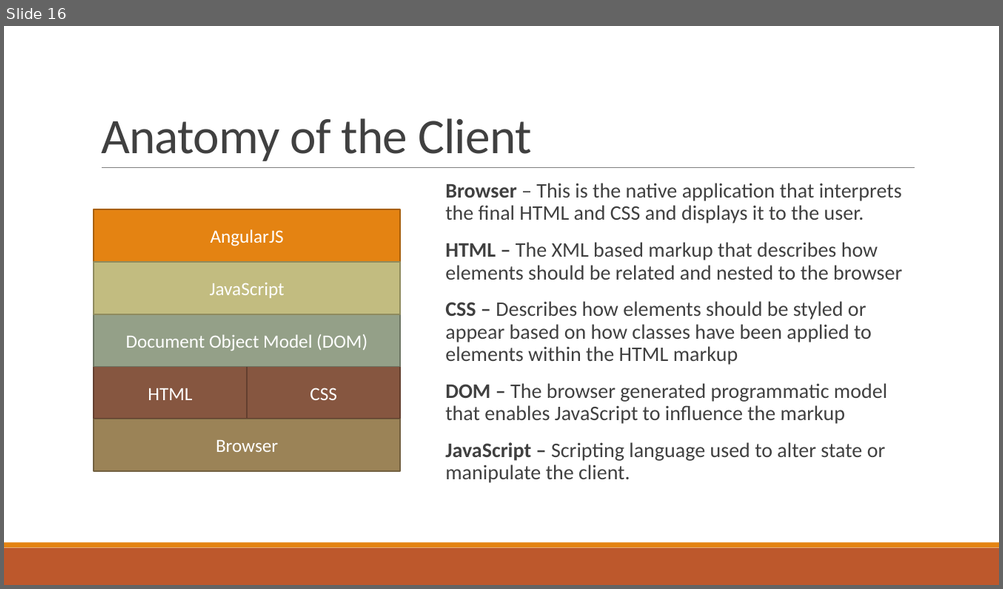
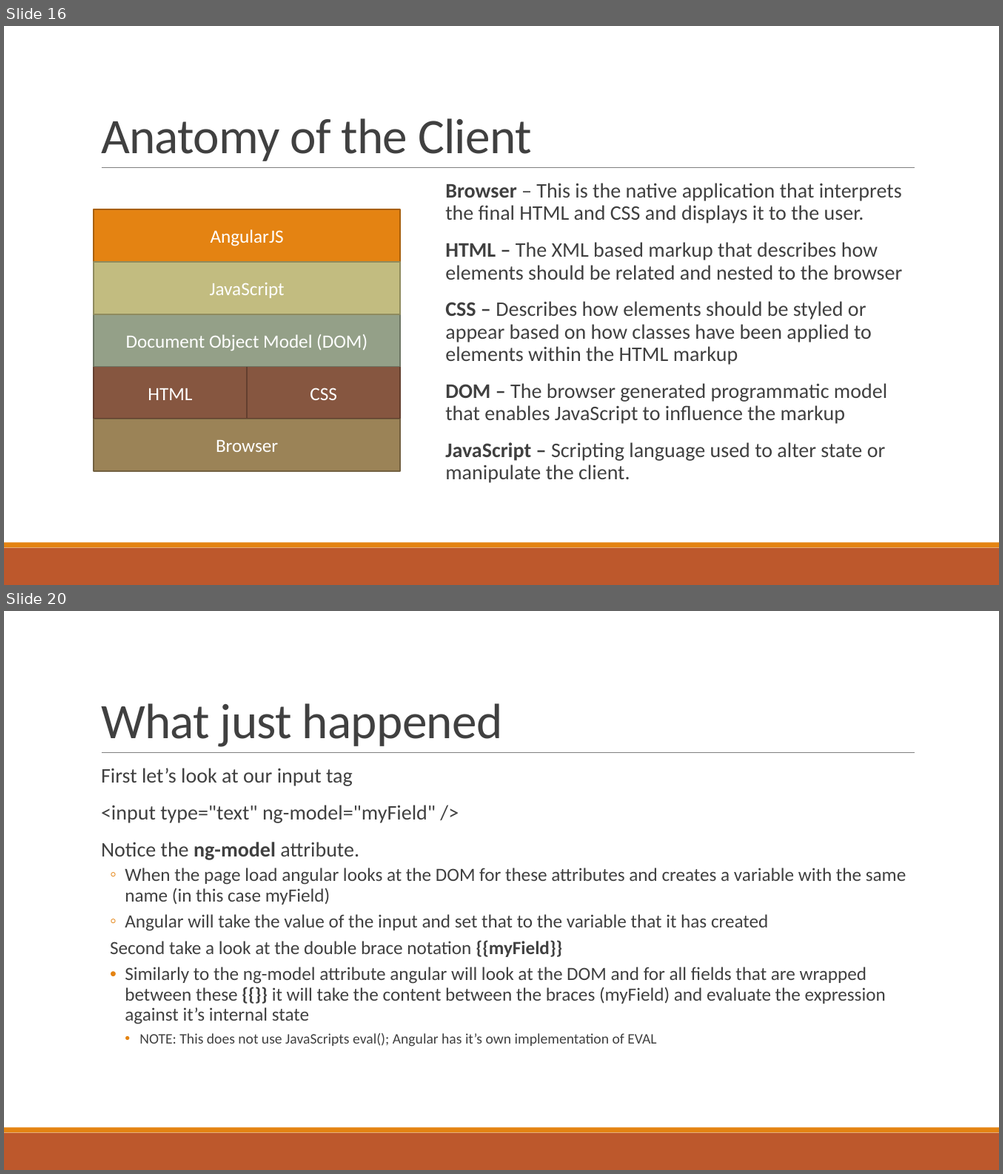
Before and after one commit to sbechtold/angularjs, a slide deck: materials/AngularJS.pptx. Shown one above the other, each under a label of ours: slide 16 before the commit, slides 16 and 20 after it; the slides between them are not shown. The pictures are 1003x589 and 1003x1174 pixels, drawn with LibreOffice and Linux fonts; fonts in the diff are those of the drawing. Boxes give left, top, right and bottom in pixels: in the first picture for what was removed or moved away, otherwise in the second. Text is boxed around its words. In the diff, an @@ line names an element or a change of style, - is before the commit and + after.

```diff
--- a/materials/AngularJS.pptx
+++ b/materials/AngularJS.pptx
@@ slide 20 added at box(4, 611, 999, 1170), background #FFFFFF; not listed: 3 template elements that a slide beside it also shows @@
@@ title added at box(101, 703, 502, 747), 48 pt, text #404040 @@
+What just happened
@@ text added at box(101, 768, 906, 1047), 18 pt, text #404040 @@
+  First let’s look at our input tag
+  <input type="text" ng-model="myField" />
+  Notice the ng-model attribute.
+  ◦ When the page load angular looks at the DOM for these attributes and creates a variable with the same name (in this case myField)
+  ◦ Angular will take the value of the input and set that to the variable that it has created
+  Second take a look at the double brace notation {{myField}}
+  • Similarly to the ng-model attribute angular will look at the DOM and for all fields that are wrapped between these {{}} it will take the content between the braces (myField) and evaluate the expression against it’s internal state
+    • NOTE: This does not use JavaScripts eval(); Angular has it’s own implementation of EVAL
```
Also in this commit, not shown: 13 slides changed, 41 other slides added, 43 other files.
